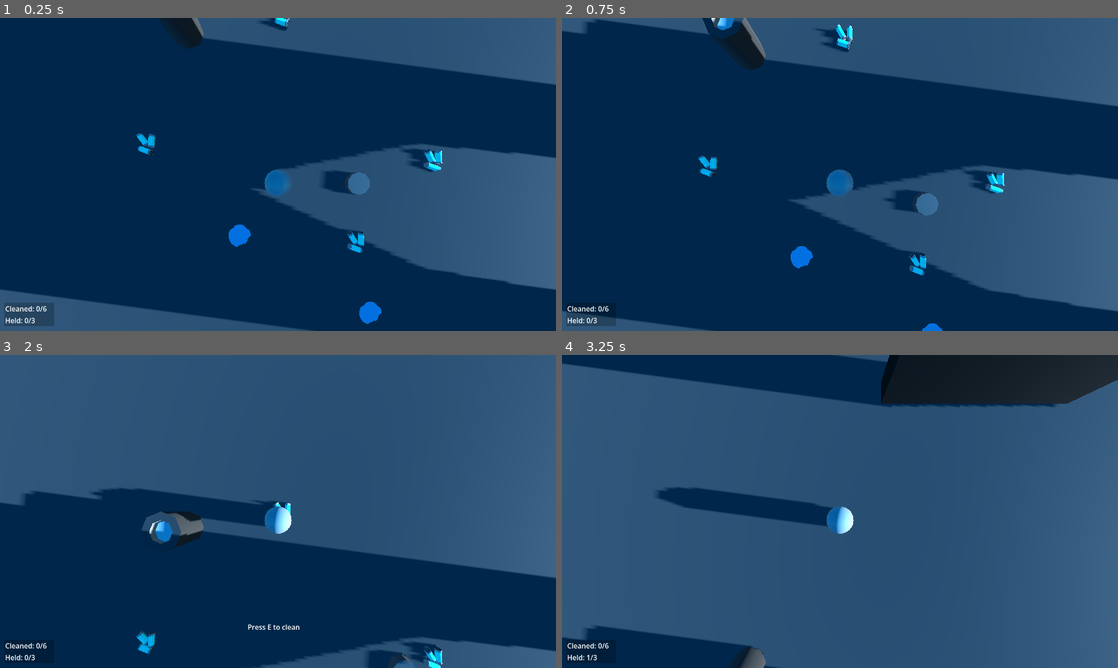
Above: before the commit, frames 1-4 (two rows, left to right).
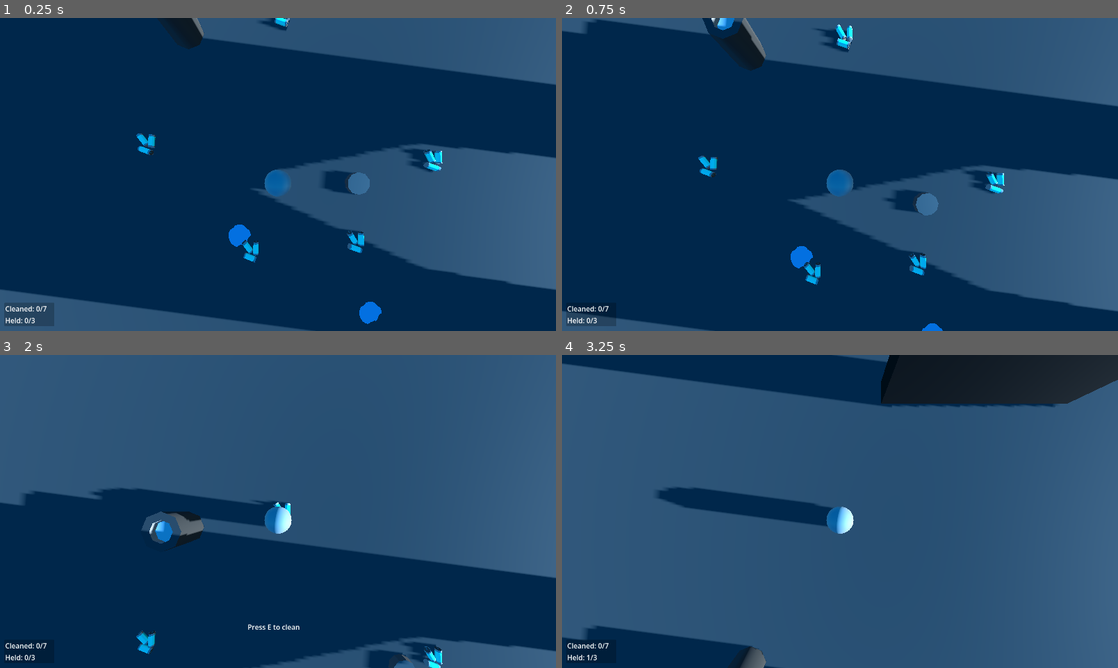
Above: after the commit, the same moments.

Repository: JustDavide/JanitorDemo
Game: Godot game, scene res://scenes/main.tscn
Same seed, same stepped clock (60 frames per second), same inputs: the game is played once before the commit and once after it.
Inputs (mouse positions are in pixels of both pictures, inside the frame that each line leads up to):
- Up to frame 1 (0.25 s): no input
- Up to frame 2 (0.75 s): tap Enter at 0.5 s; move the mouse to (867, 174) at 0.52 s; hold W (Forwards) from 0.53 s (still down); hold E (Interact) from 0.53 s (still down)
- Up to frame 3 (2 s): keep holding W (Forwards); move the mouse to (250, 511) at 1.27 s; release E (Interact) at 1.28 s; click (250, 511) at 1.35 s
- Up to frame 4 (3.25 s): keep holding W (Forwards); tap E (Interact) at 2 s; move the mouse to (851, 505) at 2.02 s; hold E (Interact) 2.03-2.78 s; move the mouse to (834, 517) at 2.77 s; click (834, 517) at 2.85 s

The runs differ from the first frame. In frame 1, 0.1% of the frame differs, in the area x 7-47%, y 70-94%; in frame 2, 0.1%, in the area x 7-47%, y 78-94%; in frame 3, less than 0.1%; in frame 4, less than 0.1%.

Commit message:
Fix closest interactable object selection

Diff:
--- a/scenes/main.tscn
+++ b/scenes/main.tscn
@@ -100,6 +100,9 @@
 [node name="BunchOfCans3" parent="." unique_id=569887194 instance=ExtResource("2_0wfyh")]
 transform = Transform3D(1, 0, 0, 0, 1, 0, 0, 0, 1, 1.9643869, 0.70289195, 1.8932772)
 
+[node name="BunchOfCans3" parent="BunchOfCans3" unique_id=278509436 instance=ExtResource("2_0wfyh")]
+transform = Transform3D(1, 0, 0, 0, 1, 0, 0, 0, 1, -8.223, 0, 4.079)
+
 [node name="BunchOfCans4" parent="." unique_id=429383984 instance=ExtResource("2_0wfyh")]
 transform = Transform3D(1, 0, 0, 0, 1, 0, 0, 0, 1, -4.8361015, 0.70289195, -4.661441)
 
--- a/scripts/Cans.gd
+++ b/scripts/Cans.gd
@@ -9,8 +9,8 @@
 	tooltip = Global.playerUI.get_node("Tooltip")
 	maxInvLabel = Global.playerUI.get_node("MaxInv")
 	maxInvLabel.modulate.a = 0.0
-	$Area3D.area_entered.connect(_on_area_entered)
-	$Area3D.area_exited.connect(_on_area_exited)
+	#$Area3D.area_entered.connect(_on_area_entered)
+	#$Area3D.area_exited.connect(_on_area_exited)
 
 func _process(_delta: float) -> void:
 	if Input.is_action_just_pressed("Interact"):
@@ -24,6 +24,10 @@
 func _on_area_exited(area: Node3D):
 	if area.get_parent().name == "Player":
 		tooltip.visible = false
+
+func show_info() -> void:
+	tooltip.text = "Press %s to clean" % interact
+	tooltip.visible = true
 
 func hold():
 	var areas = $Area3D.get_overlapping_areas()
--- a/scripts/CharacterController.gd
+++ b/scripts/CharacterController.gd
@@ -1,16 +1,28 @@
 extends CharacterBody3D
 
-var SPEED = 5.0
-const JUMP_VELOCITY = 5.6
-const RAYLENGHT = 5
-@export var SENS = 0.03
+var SPEED: float = 5.0
+const JUMP_VELOCITY: float = 5.6
+const RAYLENGHT: float = 5
+@export var SENS: float = 0.03
 
 @onready var head = $Head
 @onready var camera = $Head/Camera3D
+@onready var interaction_area: Area3D = $Area3D
+
+var interactable_objects: Array[Node3D] = []
 
 func _ready():
 	Input.mouse_mode = Input.MOUSE_MODE_CAPTURED
 	Global.playerUI = $UI
+	interaction_area.area_entered.connect(_on_area_entered)
+	interaction_area.area_exited.connect(_on_area_exited)
+
+func _on_area_entered(area: Node3D):
+	if area.get_parent().has_method("show_info"):
+		interactable_objects.append(area)
+
+func _on_area_exited(area: Node3D):
+	interactable_objects.erase(area)
 
 func _unhandled_input(_event: InputEvent) -> void:
 	# Mouse capture switch (until we get a pause menu or smth)
@@ -19,6 +31,18 @@
 	if Input.is_action_just_pressed("M1"):
 		Input.mouse_mode = Input.MOUSE_MODE_CAPTURED
 
+
+func _process(_delta: float) -> void:
+	if not interactable_objects.is_empty():
+		var closest_distance: float = INF
+		var closest_object: Node3D = null
+		for object in interactable_objects:
+			if object.global_position.distance_squared_to(global_position) < closest_distance:
+				closest_distance = object.global_position.distance_squared_to(global_position)
+				closest_object = object
+		closest_object.get_parent().show_info()
+	else:
+		Global.hide_info()
 
 func _physics_process(delta: float) -> void:
 	# Debug Values just in case
@@ -31,8 +55,8 @@
 	if not is_on_floor():
 		velocity += get_gravity() * delta * 1.2
 
-	var input_dir = Input.get_vector("Left", "Right", "Forwards", "Backwards")
-	var direction = (head.transform.basis * Vector3(input_dir.x, 0, input_dir.y)).normalized()
+	var input_dir: Vector2 = Input.get_vector("Left", "Right", "Forwards", "Backwards")
+	var direction: Vector3 = (head.transform.basis * Vector3(input_dir.x, 0, input_dir.y)).normalized()
 	if direction:
 		velocity.x = direction.x * SPEED
 		velocity.z = direction.z * SPEED
--- a/scripts/Puddles.gd
+++ b/scripts/Puddles.gd
@@ -23,13 +23,17 @@
 func _on_area_entered(area: Node3D):
 	if area.get_parent().name == "Player":
 		playerNear = true
-		tooltip.text = "Hold %s (%.1fs) to clean" % [interact, HOLDDURATION]
-		tooltip.visible = true
+		#tooltip.text = "Hold %s (%.1fs) to clean" % [interact, HOLDDURATION]
+		#tooltip.visible = true
 
 func _on_area_exited(area: Node3D):
 	if area.get_parent().name == "Player":
 		playerNear = false
-		tooltip.visible = false
+		#tooltip.visible = false
+
+func show_info() -> void:
+	tooltip.text = "Hold %s (%.1fs) to clean" % [interact, HOLDDURATION]
+	tooltip.visible = true
 
 func _process(delta: float) -> void:
 	if playerNear and Input.is_action_pressed("Interact"):
--- a/scripts/global.gd
+++ b/scripts/global.gd
@@ -12,23 +12,27 @@
 signal change_clean_count(new_count, total)
 signal change_held_count(new_held, total)
 
-func registerTrash():
+func registerTrash() -> void:
 	totalTrash += 1
 	emit_signal("change_clean_count", cleaned, totalTrash)
 
-func addCleaned(count: int):
+func addCleaned(count: int) -> void:
 	cleaned += count
 	emit_signal("change_clean_count", cleaned, totalTrash)
 
-func resetTrash(): # For level resetting/level changing
+func resetTrash() -> void: # For level resetting/level changing
 	cleaned = 0
 	totalTrash = 0
 	emit_signal("change_clean_count", cleaned, totalTrash)
 
-func addHeld():
+func addHeld() -> void:
 	trashHeld += 1
 	emit_signal("change_held_count", trashHeld, maxInventory)
 
-func removeHeld(count: int):
+func removeHeld(count: int) -> void:
 	trashHeld -= count
 	emit_signal("change_held_count", trashHeld, maxInventory)
+
+func hide_info() -> void:
+	var tooltip = playerUI.get_node("Tooltip")
+	tooltip.visible = false
--- a/scripts/trash_can.gd
+++ b/scripts/trash_can.gd
@@ -5,8 +5,8 @@
 
 func _ready() -> void:
 	tooltip = Global.playerUI.get_node("Tooltip")
-	$Area3D.area_entered.connect(_on_area_entered)
-	$Area3D.area_exited.connect(_on_area_exited)
+	#$Area3D.area_entered.connect(_on_area_entered)
+	#$Area3D.area_exited.connect(_on_area_exited)
 
 func _on_area_entered(area: Node3D):
 	if area.get_parent().name == "Player":
@@ -16,6 +16,10 @@
 func _on_area_exited(area: Node3D):
 	if area.get_parent().name == "Player":
 		tooltip.visible = false
+
+func show_info() -> void:
+	tooltip.text = "Press %s to dump all of your trash" % interact
+	tooltip.visible = true
 
 func _process(_delta: float) -> void:
 	if Input.is_action_just_pressed("Interact"):
Not shown: 1 places in scenes/Player.tscn that only renumber resources
